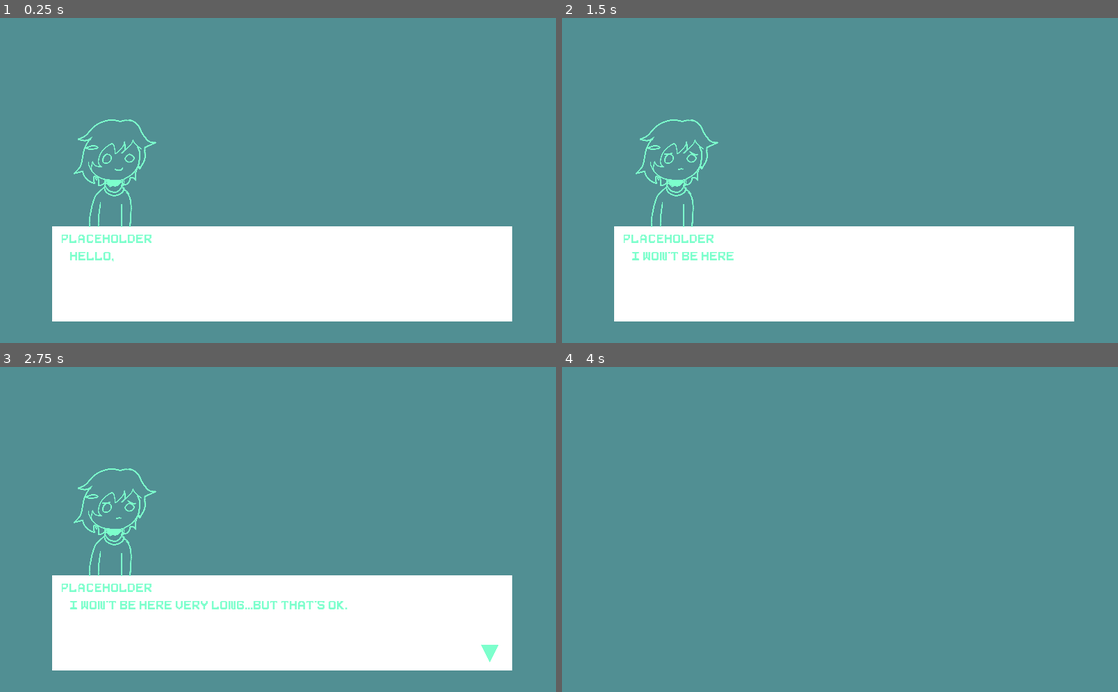
Above: before the commit, frames 1-4 (two rows, left to right).
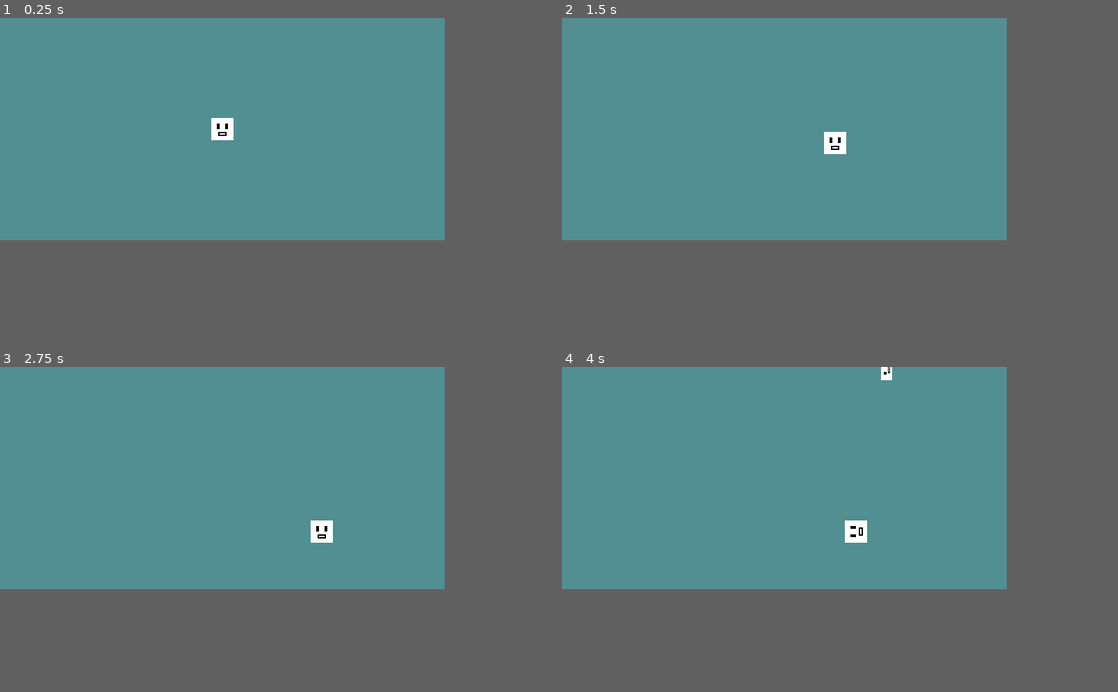
Above: after the commit, the same moments.

Repository: Luminware/dump
Game: Godot game, scene res://World.tscn
The game is run twice, just before and just after one commit, with the same random seed, the same clock (stepped at 60 frames per second) and the same inputs. Before the commit the project starts from res://Dialog.tscn.
Inputs:
- Up to frame 1 (0.25 s): no input
- Up to frame 2 (1.5 s): tap Enter (ui_accept) at 0.5, 0.77 s; hold D (right) 0.53-1.28 s; hold S (down) from 1.28 s (still down)
- Up to frame 3 (2.75 s): tap Enter (ui_accept) at 1.52 s; release S (down) at 2.03 s; hold D (right) from 2.03 s (still down)
- Up to frame 4 (4 s): release D (right) at 2.78 s; hold Up (ui_up) 2.78-3.53 s; tap Enter (ui_accept) at 3.02, 3.77 s; hold A (left) from 3.53 s (still down)
The window is 800x468 before the commit and 640x320 after it. Grey fills any space a smaller window leaves; there, only what the larger window draws over its background counts as a difference.

The runs differ from the first frame. In frame 1, 25% of the frame differs, in the area x 9-93%, y 30-94%; in frame 2, 25%, in the area x 9-93%, y 31-94%; in frame 3, 25%; in frame 4, 0.4%.
Error after the commit: Parse Error: Can't preload resource at path: res://Closed Door.tscn

Commit message:
Proc-gen pt. 1

Diff:
--- /dev/null
+++ b/Bullet.gd
@@ -0,0 +1,10 @@
+extends KinematicBody2D
+
+var velocity = Vector2(50, 0)
+
+func _physics_process(delta):
+	position += velocity * delta
+
+func _on_Area2D_body_entered(body):
+	if body.is_in_group("Destroy Bullets"):
+		queue_free()
--- /dev/null
+++ b/Bullet.tscn
@@ -0,0 +1,21 @@
+[gd_scene load_steps=4 format=2]
+
+[ext_resource path="res://Player.png" type="Texture" id=1]
+[ext_resource path="res://Bullet.gd" type="Script" id=2]
+
+[sub_resource type="RectangleShape2D" id=2]
+extents = Vector2( 5, 3 )
+
+[node name="Bullet" type="KinematicBody2D"]
+collision_mask = 6
+script = ExtResource( 2 )
+
+[node name="Sprite" type="Sprite" parent="."]
+scale = Vector2( 0.5, 0.25 )
+texture = ExtResource( 1 )
+
+[node name="Area2D" type="Area2D" parent="."]
+
+[node name="CollisionShape2D" type="CollisionShape2D" parent="Area2D"]
+shape = SubResource( 2 )
+[connection signal="body_entered" from="Area2D" to="." method="_on_Area2D_body_entered"]
--- /dev/null
+++ b/Camera2D.gd
@@ -0,0 +1,19 @@
+extends Camera2D
+
+
+const SCREEN_SIZE := Vector2(160, 80)
+var cur_screen := Vector2(0, 0)
+
+func _ready():
+	set_as_toplevel(true)
+	global_position = get_parent().global_position
+	_update_screen(cur_screen)
+
+func _physics_process(delta):
+	var parent_screen : Vector2 = (get_parent().global_position / SCREEN_SIZE).floor()
+	if not parent_screen.is_equal_approx(cur_screen):
+		_update_screen(parent_screen)
+
+func _update_screen(new_screen : Vector2):
+	cur_screen = new_screen
+	global_position = cur_screen * SCREEN_SIZE + SCREEN_SIZE * 0.5
--- a/Dialog.tscn
+++ b/Dialog.tscn
@@ -29,19 +29,20 @@
 
 [node name="Dialog" type="Control"]
 pause_mode = 2
-margin_right = 512.0
-margin_bottom = 296.0
+margin_left = -256.0
+margin_top = -152.0
+margin_right = 256.0
+margin_bottom = 144.0
 __meta__ = {
 "_edit_use_anchors_": false
 }
 
 [node name="Dialog Box" type="ColorRect" parent="."]
-anchor_top = 0.595
-anchor_right = 1.016
+anchor_right = 0.984
 anchor_bottom = 1.0
 margin_left = 48.0
-margin_top = 15.88
-margin_right = -48.192
+margin_top = 192.0
+margin_right = -31.808
 margin_bottom = -16.0
 script = ExtResource( 1 )
 __meta__ = {
--- /dev/null
+++ b/Player.gd
@@ -0,0 +1,48 @@
+extends KinematicBody2D
+
+export (int) var speed = 25
+
+var velocity = Vector2()
+var reloaded = true
+
+signal shoot(bullet, direction, rotation)
+
+onready var Bullet = preload("res://Bullet.tscn")
+onready var timer = $Timer
+
+func get_input():
+	velocity = Vector2()
+	if Input.is_action_pressed("right"):
+		velocity.x += 1
+	if Input.is_action_pressed("left"):
+		velocity.x -= 1
+	if Input.is_action_pressed("down"):
+		velocity.y += 1
+	if Input.is_action_pressed("up"):
+		velocity.y -= 1
+	if Input.is_action_pressed("ui_right"):
+		rotation_degrees = 0
+		shoot()
+	if Input.is_action_pressed("ui_left"):
+		rotation_degrees = 180
+		shoot()
+	if Input.is_action_pressed("ui_up"):
+		rotation_degrees = 270
+		shoot()
+	if Input.is_action_pressed("ui_down"):
+		rotation_degrees = 90
+		shoot()
+	velocity = velocity.normalized() * speed
+
+func _physics_process(delta):
+	get_input()
+	velocity = move_and_slide(velocity)
+
+func shoot():
+	if reloaded == true:
+		emit_signal("shoot", Bullet, rotation, position)
+		timer.start()
+		reloaded = false
+
+func _on_Timer_timeout():
+	reloaded = true
--- /dev/null
+++ b/Player.tscn
@@ -0,0 +1,30 @@
+[gd_scene load_steps=5 format=2]
+
+[ext_resource path="res://Player.png" type="Texture" id=1]
+[ext_resource path="res://Player.gd" type="Script" id=2]
+[ext_resource path="res://Camera2D.gd" type="Script" id=3]
+
+[sub_resource type="RectangleShape2D" id=1]
+extents = Vector2( 4, 4 )
+
+[node name="Player" type="KinematicBody2D"]
+collision_mask = 6
+script = ExtResource( 2 )
+
+[node name="Sprite" type="Sprite" parent="."]
+scale = Vector2( 0.5, 0.5 )
+texture = ExtResource( 1 )
+
+[node name="AnimationPlayer" type="AnimationPlayer" parent="."]
+
+[node name="Timer" type="Timer" parent="."]
+wait_time = 0.75
+
+[node name="CollisionShape2D" type="CollisionShape2D" parent="."]
+shape = SubResource( 1 )
+
+[node name="Camera2D" type="Camera2D" parent="."]
+current = true
+smoothing_enabled = true
+script = ExtResource( 3 )
+[connection signal="timeout" from="Timer" to="." method="_on_Timer_timeout"]
--- /dev/null
+++ b/RoomScene.tscn
@@ -0,0 +1,70 @@
+[gd_scene load_steps=3 format=2]
+
+[sub_resource type="GDScript" id=2]
+script/source = "extends Node2D
+
+var door = preload(\"res://Closed Door.tscn\")
+
+func set_pos(position):
+	self.position = position
+
+"
+
+[sub_resource type="RectangleShape2D" id=1]
+extents = Vector2( 8, 8 )
+
+[node name="RoomScene" type="Node2D"]
+script = SubResource( 2 )
+
+[node name="StaticBody2D" type="StaticBody2D" parent="." groups=[
+"Destroy Bullets",
+]]
+
+[node name="CollisionPolygon2D2" type="CollisionPolygon2D" parent="StaticBody2D"]
+polygon = PoolVector2Array( 0, 0, 72, 0, 72, 8, 8, 8, 8, 32, 0, 32 )
+
+[node name="CollisionPolygon2D3" type="CollisionPolygon2D" parent="StaticBody2D"]
+position = Vector2( 256, 150 )
+polygon = PoolVector2Array( -256, -102, -248, -102, -248, -78, -184, -78, -184, -70, -256, -70 )
+
+[node name="CollisionPolygon2D4" type="CollisionPolygon2D" parent="StaticBody2D"]
+polygon = PoolVector2Array( 88, 72, 152, 72, 152, 48, 160, 48, 160, 80, 88, 80 )
+
+[node name="CollisionPolygon2D" type="CollisionPolygon2D" parent="StaticBody2D"]
+polygon = PoolVector2Array( 88, 0, 160, 0, 160, 32, 152, 32, 152, 8, 88, 8 )
+
+[node name="Polygon2D" type="Polygon2D" parent="StaticBody2D"]
+color = Color( 0, 0, 0, 1 )
+polygon = PoolVector2Array( 0, 0, 0, 32, 8, 32, 8, 8, 72, 8, 72, 0 )
+
+[node name="Polygon2D2" type="Polygon2D" parent="StaticBody2D"]
+color = Color( 0, 0, 0, 1 )
+polygon = PoolVector2Array( 88, 0, 160, 0, 160, 32, 152, 32, 152, 8, 88, 8 )
+
+[node name="Polygon2D3" type="Polygon2D" parent="StaticBody2D"]
+color = Color( 0.0117647, 0, 0, 1 )
+polygon = PoolVector2Array( 152, 48, 160, 48, 160, 80, 88, 80, 88, 72, 152, 72 )
+
+[node name="Polygon2D4" type="Polygon2D" parent="StaticBody2D"]
+color = Color( 0, 0, 0, 1 )
+polygon = PoolVector2Array( 0, 48, 8, 48, 8, 72, 72, 72, 72, 80, 0, 80 )
+
+[node name="Doors" type="Area2D" parent="StaticBody2D"]
+
+[node name="CollisionShape2D" type="CollisionShape2D" parent="StaticBody2D/Doors"]
+position = Vector2( 80, 0 )
+shape = SubResource( 1 )
+
+[node name="CollisionShape2D2" type="CollisionShape2D" parent="StaticBody2D/Doors"]
+position = Vector2( 160, 40 )
+rotation = 1.5708
+shape = SubResource( 1 )
+
+[node name="CollisionShape2D3" type="CollisionShape2D" parent="StaticBody2D/Doors"]
+position = Vector2( 0, 40 )
+rotation = 1.5708
+shape = SubResource( 1 )
+
+[node name="CollisionShape2D4" type="CollisionShape2D" parent="StaticBody2D/Doors"]
+position = Vector2( 80, 80 )
+shape = SubResource( 1 )
--- /dev/null
+++ b/World.gd
@@ -0,0 +1,48 @@
+extends Node2D
+
+onready var RoomScene = preload("res://RoomScene.tscn")
+
+var rooms = [[0, 0, 0, 0],
+			[0, 0, 0, 0],
+			[0, 0, 0, 0],
+			[0, 0, 0, 0]]
+
+var last_room_pos = Vector2(0, 0)
+
+func _init():
+	randomize()
+	var x = 1
+	var y = 1
+	for i in range(16):
+		rooms[x][y] = 1
+		var dir = (randi() % 4) * 90
+		x += sin(deg2rad(dir))
+		y += cos(deg2rad(dir))
+		x = clamp(x, 0, 3)
+		y = clamp(y, 0, 3)
+	print(rooms)
+
+func lengthdir_x(length, direction):
+	return length*cos(direction)
+
+func lengthdir_y(length, direction):
+	return length*sin(direction)
+
+func _ready():
+	for y in range(4):
+		var row = rooms[y]
+		for x in range(4):
+			if row[x]:
+				var room = RoomScene.instance()
+				var room_pos = Vector2(160*x, 80*y)+Vector2(-160,-80)
+				room.set_pos(room_pos)
+				print("room spawned")
+				self.add_child(room)
+				last_room_pos = room_pos
+
+func _on_Player_shoot(Bullet, direction, location):
+	var b = Bullet.instance()
+	add_child(b)
+	b.rotation = direction
+	b.position = location
+	b.velocity = b.velocity.rotated(direction)
--- /dev/null
+++ b/World.tscn
@@ -0,0 +1,11 @@
+[gd_scene load_steps=3 format=2]
+
+[ext_resource path="res://Player.tscn" type="PackedScene" id=1]
+[ext_resource path="res://World.gd" type="Script" id=2]
+
+[node name="World" type="Node2D"]
+script = ExtResource( 2 )
+
+[node name="Player" parent="." instance=ExtResource( 1 )]
+position = Vector2( 80, 40 )
+[connection signal="shoot" from="Player" to="." method="_on_Player_shoot"]
--- a/project.godot
+++ b/project.godot
@@ -16,7 +16,7 @@
 [application]
 
 config/name="dylan"
-run/main_scene="res://Dialog.tscn"
+run/main_scene="res://World.tscn"
 
 [autoload]
 
@@ -24,10 +24,10 @@
 
 [display]
 
-window/size/width=512
-window/size/height=300
-window/size/test_width=1024
-window/size/test_height=600
+window/size/width=160
+window/size/height=80
+window/size/test_width=960
+window/size/test_height=480
 window/stretch/mode="2d"
 window/stretch/aspect="keep"
 
@@ -56,28 +56,30 @@
 
 [input]
 
+ui_left={
+"deadzone": 0.5,
+"events": [ Object(InputEventJoypadButton,"resource_local_to_scene":false,"resource_name":"","device":0,"button_index":14,"pressure":0.0,"pressed":false,"script":null)
+, Object(InputEventKey,"resource_local_to_scene":false,"resource_name":"","device":0,"alt":false,"shift":false,"control":false,"meta":false,"command":false,"pressed":false,"scancode":16777231,"unicode":0,"echo":false,"script":null)
+ ]
+}
 left={
 "deadzone": 0.5,
 "events": [ Object(InputEventKey,"resource_local_to_scene":false,"resource_name":"","device":0,"alt":false,"shift":false,"control":false,"meta":false,"command":false,"pressed":false,"scancode":65,"unicode":0,"echo":false,"script":null)
-, Object(InputEventKey,"resource_local_to_scene":false,"resource_name":"","device":0,"alt":false,"shift":false,"control":false,"meta":false,"command":false,"pressed":false,"scancode":16777231,"unicode":0,"echo":false,"script":null)
  ]
 }
 right={
 "deadzone": 0.5,
 "events": [ Object(InputEventKey,"resource_local_to_scene":false,"resource_name":"","device":0,"alt":false,"shift":false,"control":false,"meta":false,"command":false,"pressed":false,"scancode":68,"unicode":0,"echo":false,"script":null)
-, Object(InputEventKey,"resource_local_to_scene":false,"resource_name":"","device":0,"alt":false,"shift":false,"control":false,"meta":false,"command":false,"pressed":false,"scancode":16777233,"unicode":0,"echo":false,"script":null)
  ]
 }
 up={
 "deadzone": 0.5,
 "events": [ Object(InputEventKey,"resource_local_to_scene":false,"resource_name":"","device":0,"alt":false,"shift":false,"control":false,"meta":false,"command":false,"pressed":false,"scancode":87,"unicode":0,"echo":false,"script":null)
-, Object(InputEventKey,"resource_local_to_scene":false,"resource_name":"","device":0,"alt":false,"shift":false,"control":false,"meta":false,"command":false,"pressed":false,"scancode":16777232,"unicode":0,"echo":false,"script":null)
  ]
 }
 down={
 "deadzone": 0.5,
 "events": [ Object(InputEventKey,"resource_local_to_scene":false,"resource_name":"","device":0,"alt":false,"shift":false,"control":false,"meta":false,"command":false,"pressed":false,"scancode":83,"unicode":0,"echo":false,"script":null)
-, Object(InputEventKey,"resource_local_to_scene":false,"resource_name":"","device":0,"alt":false,"shift":false,"control":false,"meta":false,"command":false,"pressed":false,"scancode":16777234,"unicode":0,"echo":false,"script":null)
  ]
 }
 interact={
Binary file added: Player.png
Not shown, added: Player.png.import
